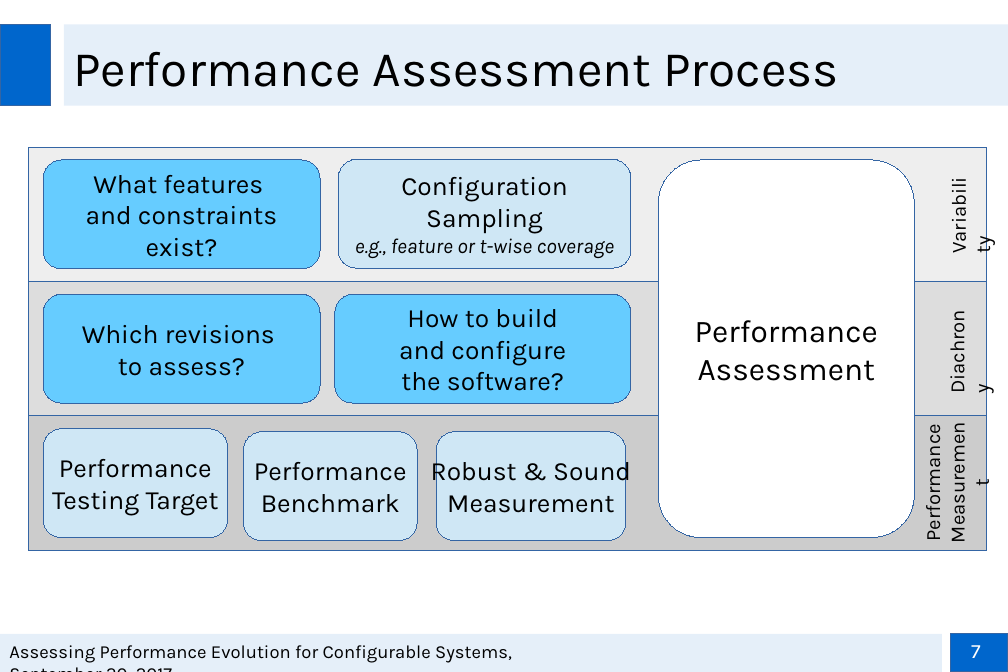
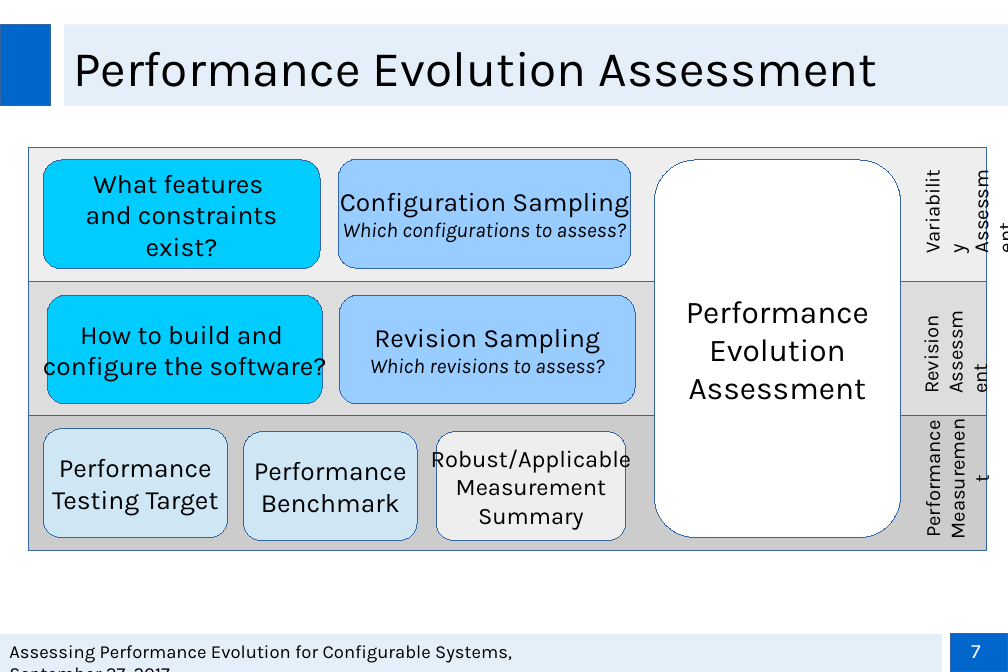
Before and after one commit to smba/msthesis, a slide deck: slide 7 of Presentations/Zwischenpräsentation_MA.odp. Drawn at 1008x672 pixels with LibreOffice and Linux fonts; fonts in the diff are those of the drawing; background and template pictures are left out. Boxes give left, top, right and bottom in pixels: in the first picture for what was removed or moved away, otherwise in the second. Text is boxed around its words. In the diff, an @@ line names an element or a change of style, - is before the commit and + after.

```diff
--- a/Presentations/Zwischenpräsentation_MA.odp
+++ b/Presentations/Zwischenpräsentation_MA.odp
@@ title at <box>73,51,878,87</box>: text changed @@
-Performance Assessment Process
+Performance Evolution Assessment
@@ rounded rectangle "What features" at <box>44,160,321,269</box>: fill #66CCFF to #00CCFF @@
@@ rounded rectangle "Configuration Sampling" at <box>339,159,632,268</box>: fill #CFE7F5 to #99CCFF @@
@@ freeform shape "Performance Evolution Assessment": place and size @@
-freeform shape "Performance Evolution Assessment" at <box>658,160,914,538</box>
+freeform shape "Performance Evolution Assessment" at <box>654,160,901,538</box>
@@ text at <box>915,154,984,263</box>: paragraph added @@
+Assessment
@@ text "Variability": place and size @@
-text "Variability" at <box>941,160,984,262</box>
+text "Variability" at <box>915,154,984,263</box>
@@ text in rounded rectangle at <box>343,222,626,242</box>: text changed @@
-e.g., feature or t-wise coverage
+Which configurations to assess?
@@ rounded rectangle "How to build and" at <box>47,295,322,404</box>: fill #66CCFF to #00CCFF @@
@@ rounded rectangle "How to build and": place and size @@
-rounded rectangle "How to build and" at <box>335,294,631,403</box>
+rounded rectangle "How to build and" at <box>47,295,322,404</box>
@@ rounded rectangle "Revision Sampling": place and size @@
-rounded rectangle "Revision Sampling" at <box>44,294,321,403</box>
+rounded rectangle "Revision Sampling" at <box>339,295,635,404</box>
@@ rounded rectangle "Revision Sampling" at <box>339,295,635,404</box>: fill #66CCFF to #99CCFF @@
@@ text in rounded rectangle at <box>43,326,326,382</box>: spaces changed @@
-How to build
-and configure
-the software?
+How to build and
+configure the software?
@@ text in rounded rectangle at <box>374,329,600,353</box>: paragraph added @@
+Revision Sampling
@@ text in freeform shape at <box>686,301,869,400</box>: text changed @@
-Performance
-Assessment
+Performance
+Evolution
+Assessment
@@ text at <box>917,322,943,391</box>: text changed @@
-Diachrony
+Revision
+Assessment
@@ text in rounded rectangle at <box>370,358,605,374</box>: size 20 to 16 pt, italic on in "Which revisions to assess?" @@
@@ text "Performance Measurement": place and size @@
-text "Performance Measurement" at <box>919,435,945,538</box>
+text "Performance Measurement" at <box>919,432,945,534</box>
@@ text in rounded rectangle at <box>431,446,631,530</box>: text changed; size 20 to 18 pt @@
-Robust & Sound
-Measurement
+Robust/Applicable
+Measurement
+Summary
@@ rounded rectangle "Robust/Applicable Measurement Summary" at <box>436,431,626,541</box>: fill #CFE7F5 to #EEEEEE @@
```
Also in this commit, not shown: 15 other slides changed, 1 slide added, 1 other file.
